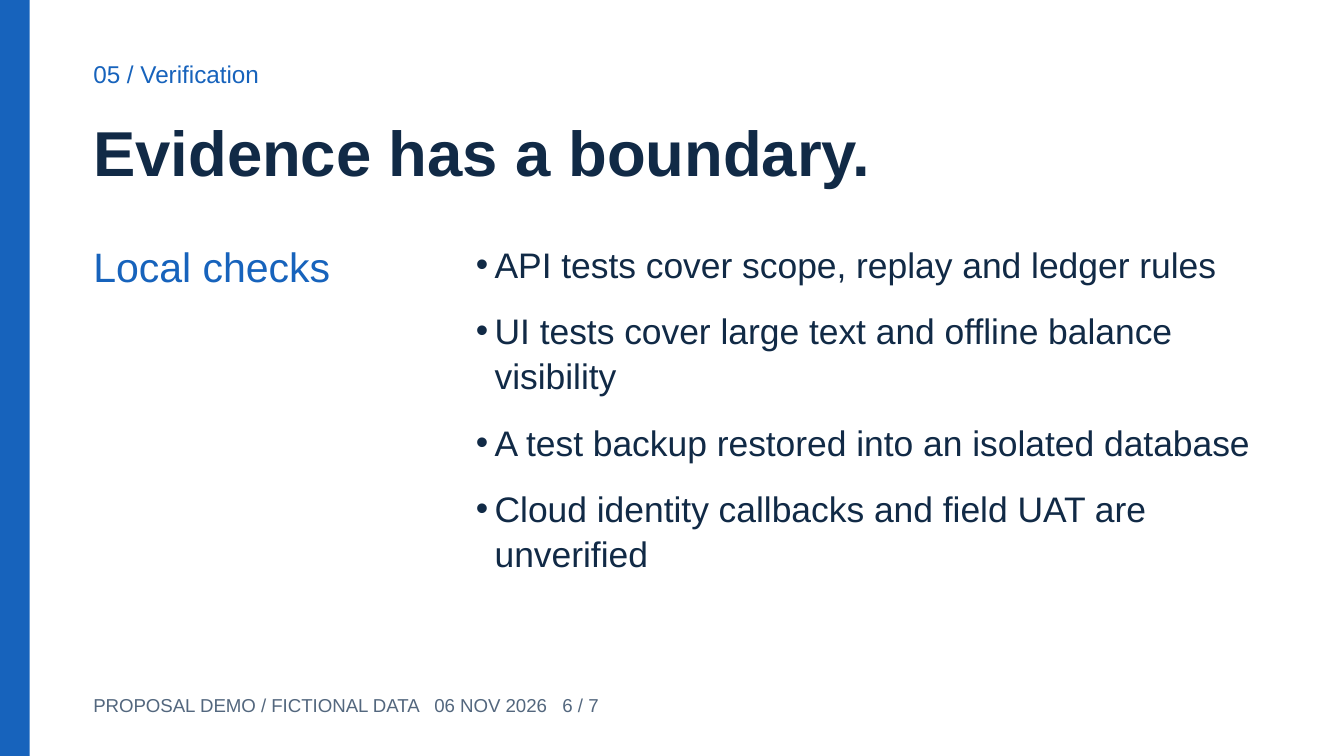
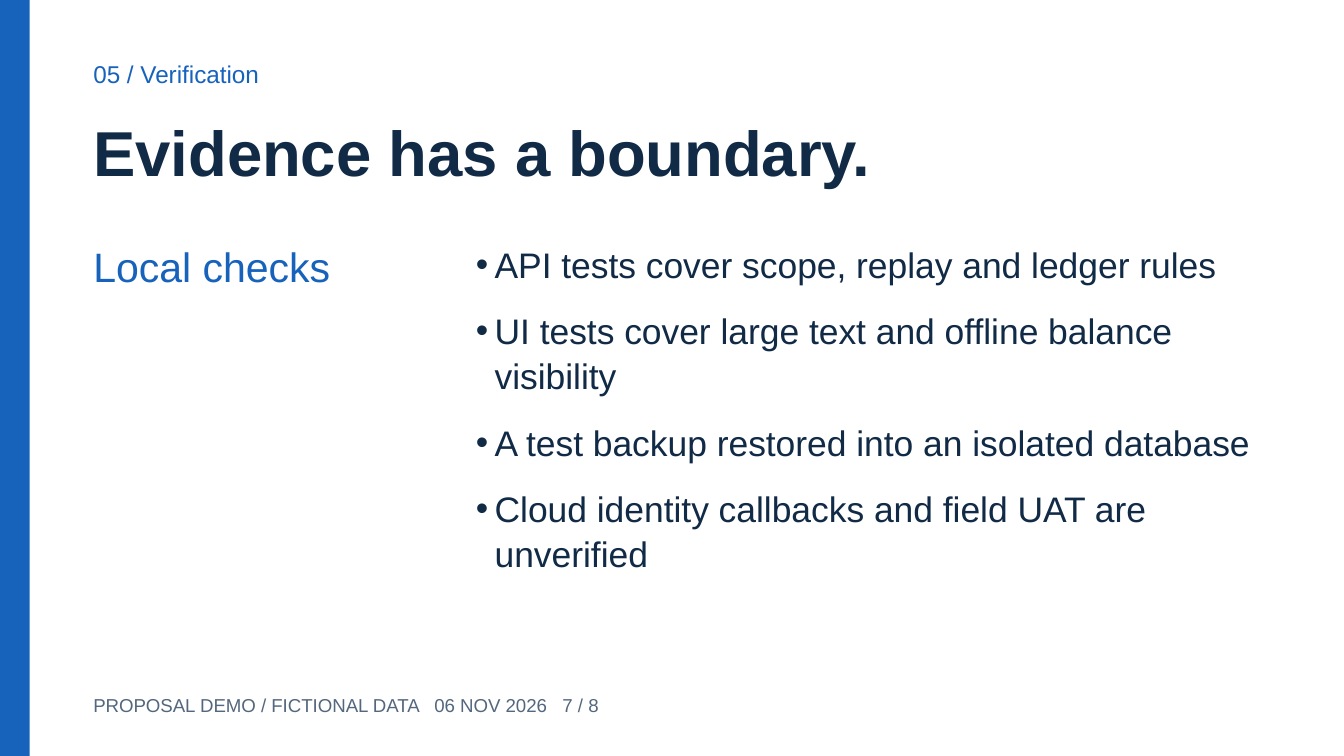
Before and after one commit to ashish-frozo/trickleindia, a slide deck: slide 7 of docs/training/PoP-Workflow-Training.pptx (slide 6 before the commit). Drawn at 1344x756 pixels with LibreOffice and Linux fonts; fonts in the diff are those of the drawing. Boxes give left, top, right and bottom in pixels: in the first picture for what was removed or moved away, otherwise in the second. Text is boxed around its words. In the diff, an @@ line names an element or a change of style, - is before the commit and + after.

```diff
--- a/docs/training/PoP-Workflow-Training.pptx
+++ b/docs/training/PoP-Workflow-Training.pptx
@@ text at box(93, 699, 598, 712): text changed @@
-PROPOSAL DEMO / FICTIONAL DATA 06 NOV 2026 6 / 7
+PROPOSAL DEMO / FICTIONAL DATA 06 NOV 2026 7 / 8
```
Also in this commit, not shown: 6 other slides changed, 1 slide added, 38 other files.
